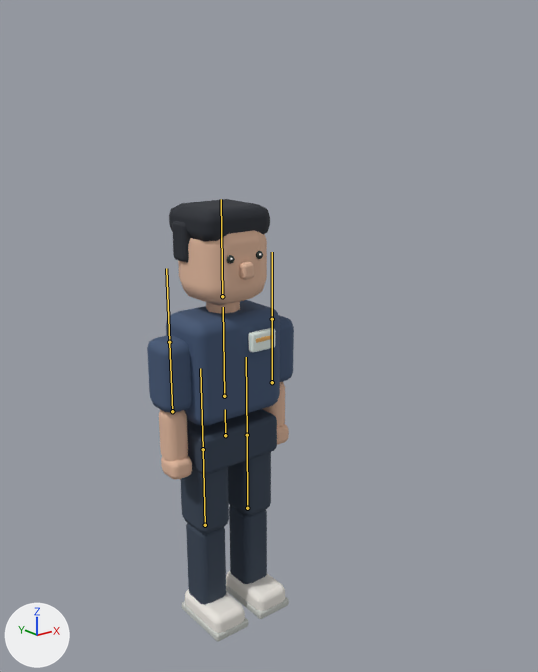
The glTF model public/models/participant-navy.glb: old version first, new version second.
One viewpoint serves both versions: a camera (50 mm lens) standing at (-1.67, -2.37, 1.27) and looking at (0.06, -0.2, 0.4). Lighting does not change. The marker at lower left points along +X, +Y and +Z. The picture after the commit comes second. The bones that bend it are drawn over the model as lines.
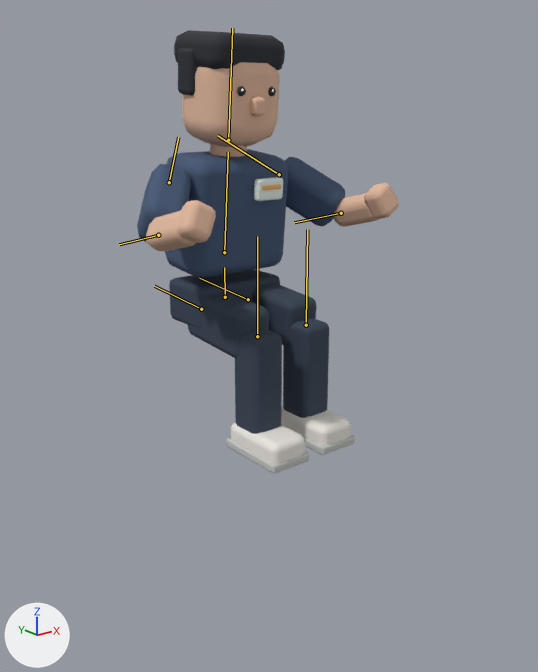
The newer file adds an action. The first version stands in its rest pose; the second is drawn at frame 6 of the action 'Applaud'.

Boxes (x1, y1, x2, y2) around the edits, measured in the pictures (538 x 672 px):
'Mesh_0', posed (78% wider): before (147, 199, 294, 641); after (137, 30, 399, 473)
bone 'Hips', root to tip: before (225, 435) to (225, 409); after (225, 297) to (224, 267)
bone 'Spine', root to tip: before (224, 396) to (223, 307); after (224, 252) to (228, 152)
bone 'Head', root to tip: before (222, 296) to (221, 199); after (228, 140) to (232, 28)
bone 'ArmL', root to tip: before (169, 342) to (166, 268); after (169, 182) to (178, 137)
bone 'ForeL', root to tip: before (172, 411) to (169, 342); after (158, 235) to (119, 244)
bone 'ArmR', root to tip: before (272, 319) to (272, 252); after (279, 174) to (217, 135)
bone 'ForeR', root to tip: before (272, 382) to (272, 319); after (341, 213) to (294, 222)
bone 'LegL', root to tip: before (203, 449) to (200, 368); after (201, 309) to (154, 286)
bone 'ShinL', root to tip: before (205, 525) to (203, 449); after (257, 336) to (257, 236)
bone 'LegR', root to tip: before (247, 435) to (246, 357); after (248, 299) to (199, 278)
bone 'ShinR', root to tip: before (247, 508) to (247, 435); after (306, 325) to (307, 229)

Diff of the bpy script that builds the scene:
```diff
--- a/public/models/participant-navy.glb.py
+++ b/public/models/participant-navy.glb.py
@@ bone_hips @@
 bone_hips = bpy.data.objects['participant-navy'].pose.bones['Hips']
-bone_hips.location = (0.0, 0.0, 0.0)
+bone_hips.location = (0.0, 0.613, 0.018)
@@ bone_spine @@
 bone_spine = bpy.data.objects['participant-navy'].pose.bones['Spine']  # child of 'Hips'
-bone_spine.rotation_quaternion = (1.0, 0.0, 0.0, 0.0)  # degrees (0, 0, 0)
+bone_spine.rotation_quaternion = (0.999, 0.045, 0.0, 0.0)  # degrees (5, 0, 0)
@@ bone_head @@
 bone_head = bpy.data.objects['participant-navy'].pose.bones['Head']  # child of 'Spine'
-bone_head.rotation_quaternion = (1.0, 0.0, 0.0, 0.0)  # degrees (0, 0, 0)
+bone_head.rotation_quaternion = (1.0, 0.0, 0.012, 0.0)  # degrees (0, 1, 0)
@@ bone_arml @@
 bone_arml = bpy.data.objects['participant-navy'].pose.bones['ArmL']  # child of 'Spine'
-bone_arml.rotation_quaternion = (1.0, 0.0, 0.0, 0.0)  # degrees (0, 0, 0)
+bone_arml.rotation_quaternion = (0.838, -0.458, -0.142, -0.259)  # degrees (-52, -28, -20)
@@ bone_forel @@
 bone_forel = bpy.data.objects['participant-navy'].pose.bones['ForeL']  # child of 'ArmL'
-bone_forel.rotation_quaternion = (1.0, 0.0, 0.0, 0.0)  # degrees (0, 0, 0)
+bone_forel.rotation_quaternion = (0.864, -0.472, 0.083, 0.153)  # degrees (-56, 17, 11)
@@ bone_armr @@
 bone_armr = bpy.data.objects['participant-navy'].pose.bones['ArmR']  # child of 'Spine'
-bone_armr.rotation_quaternion = (1.0, 0.0, 0.0, 0.0)  # degrees (0, 0, 0)
+bone_armr.rotation_quaternion = (0.838, -0.458, 0.142, 0.259)  # degrees (-52, 28, 20)
@@ bone_forer @@
 bone_forer = bpy.data.objects['participant-navy'].pose.bones['ForeR']  # child of 'ArmR'
-bone_forer.rotation_quaternion = (1.0, 0.0, 0.0, 0.0)  # degrees (0, 0, 0)
+bone_forer.rotation_quaternion = (0.864, -0.472, -0.083, -0.153)  # degrees (-56, -17, -11)
@@ bone_legl @@
 bone_legl = bpy.data.objects['participant-navy'].pose.bones['LegL']  # child of 'Hips'
-bone_legl.rotation_quaternion = (1.0, 0.0, 0.0, 0.0)  # degrees (0, 0, 0)
+bone_legl.rotation_quaternion = (0.732, -0.682, 0.0, 0.0)  # degrees (-86, 0, 0)
@@ bone_shinl @@
 bone_shinl = bpy.data.objects['participant-navy'].pose.bones['ShinL']  # child of 'LegL'
-bone_shinl.rotation_quaternion = (1.0, 0.0, 0.0, 0.0)  # degrees (0, 0, 0)
+bone_shinl.rotation_quaternion = (0.732, 0.682, 0.0, 0.0)  # degrees (86, 0, 0)
@@ bone_legr @@
 bone_legr = bpy.data.objects['participant-navy'].pose.bones['LegR']  # child of 'Hips'
-bone_legr.rotation_quaternion = (1.0, 0.0, 0.0, 0.0)  # degrees (0, 0, 0)
+bone_legr.rotation_quaternion = (0.732, -0.682, 0.0, 0.0)  # degrees (-86, 0, 0)
@@ bone_shinr @@
 bone_shinr = bpy.data.objects['participant-navy'].pose.bones['ShinR']  # child of 'LegR'
-bone_shinr.rotation_quaternion = (1.0, 0.0, 0.0, 0.0)  # degrees (0, 0, 0)
+bone_shinr.rotation_quaternion = (0.732, 0.682, 0.0, 0.0)  # degrees (86, 0, 0)
```
